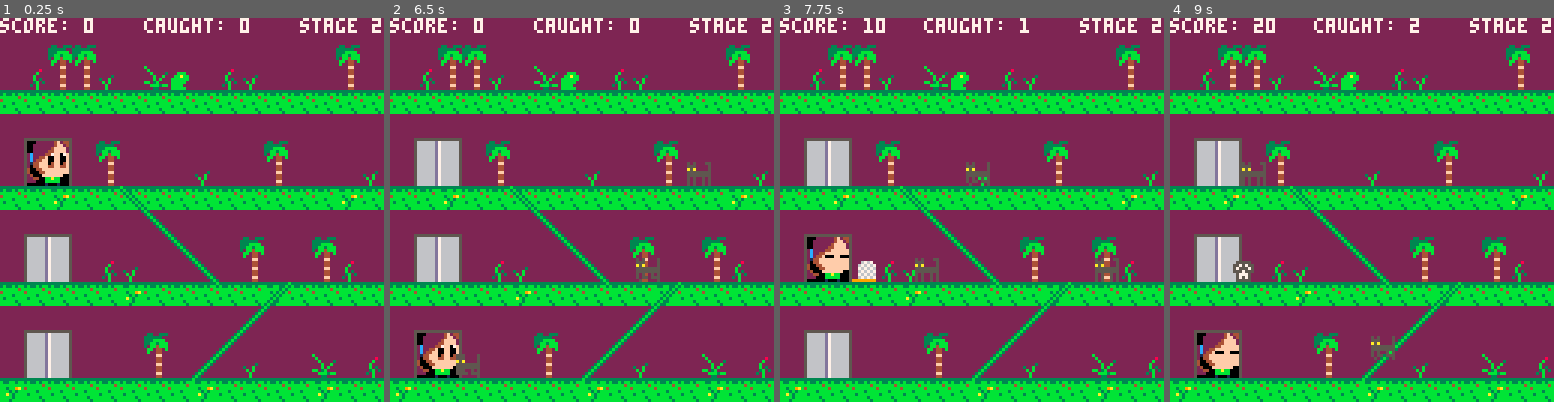
Above: before the commit, frames 1-4 (left to right).
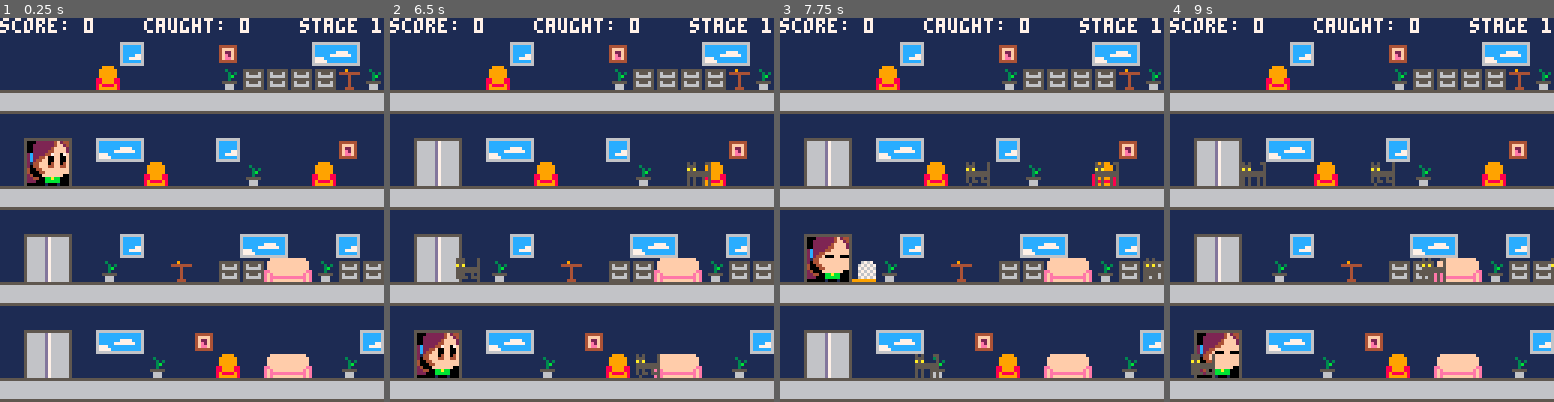
Above: after the commit, the same moments.

Repository: leonardost/cat-catcher-0
Game: PICO-8 cartridge cat_catcher_0.p8
Same seed, same stepped clock (60 frames per second), same inputs: the game is played once before the commit and once after it.
Inputs:
- Up to frame 1 (0.25 s): no input
- Up to frame 2 (6.5 s): tap X (X key) at 0.33, 1.07, 1.85, 2.97, 4.08, 5.2, 6.32 s; tap O (Z key) at 0.7, 1.7, 2.1, 2.5, 2.9, 3.3, 3.7, 4.1, 4.5, 4.9, 5.3, 5.7, 6.1 s; hold Right 1.6-2.1 s; hold Up 2.15-2.42 s; hold Right 2.47-3.03 s; hold Left 3.08-3.58 s; hold Down 3.63-3.97 s; hold Right 4.02-4.68 s; hold Up 4.73-5.03 s; hold Left 5.08-5.68 s; hold Down 5.73-6.03 s; hold Right from 6.08 s (still down)
- Up to frame 3 (7.75 s): tap O (Z key) every 0.4 s from 6.5 to 7.7 s; release Right at 6.58 s; hold Right 6.63-7.13 s; hold Up 7.18-7.45 s; tap X (X key) at 7.43 s; hold Right from 7.5 s (still down)
- Up to frame 4 (9 s): release Right at 8.07 s; tap O (Z key) at 8.1, 8.5, 8.9 s; hold Left 8.12-8.62 s; tap X (X key) at 8.55 s; hold Down from 8.67 s (still down)

The runs differ from the first frame. In frame 1, 94% of the frame differs, in the area x 0-100%, y 0-100%; in frame 2, 94%; in frame 3, 94%; in frame 4, 94%.

Commit message:
Make small refactoring in the level progression code

Diff:
--- a/cat_catcher_0.p8
+++ b/cat_catcher_0.p8
@@ -35,7 +35,7 @@
 
   current_floor = 0
   score = 0
-  stage = 2
+  stage = 1
   caught_cats = 0
   floor_base_y = 40
 
@@ -180,10 +180,7 @@
   end
   if paw.t > 0 then
     paw.t -= 1
-    if paw.t == 0 and caught_cats == 18 and stage == 1 then
-      stage_cleared_t = 45
-    end
-    if paw.t == 0 and caught_cats == 19 and stage == 2 then
+    if paw.t == 0 and caught_cats == #cat_generation[stage] then
       stage_cleared_t = 45
     end
   end
@@ -268,6 +265,7 @@
 
 function catch()
   sfx(12)
+  girl.catch()
   for actor in all(actors) do
     if
       actor.is_cat
@@ -444,6 +442,10 @@
       floor += 1
       idle_t = 0
     end
+  end
+
+  function girl.catch()
+    idle_t = 0
   end
 
   function girl.is_close_enough_to(cat)
@@ -1135,36 +1137,36 @@
 
 __map__
 0000000000000000000000000000000000000000000000000000000000000000000000000000000000000000000000000000000000000000000000000000000000000000000000000000000000000000000000000000000000000000000000000000000000000000000000000000000000000000000000000000000000000000
-00000000004c0000004f0000004d4e0000005c5c000000000000000000005c00000000000000000000000000000000000000000000000000000000000000000000000000000000000000000000000000000000000000000000000000000000000000000000000000000000000000000000000000000000000000000000000000
-0000000048000000004b494949494a4b006e6c6c6d006f5d006e6d0000006c00000000000000000000000000000000000000000000000000000000000000000000000000000000000000000000000000000000000000000000000000000000000000000000000000000000000000000000000000000000000000000000000000
-060606060606060606060606060606066a6a6a6a6a6a6a6a6a6a6a6a6a6a6a6a000000000000000000000000000000000000000000000000000000000000000000000000000000000000000000000000000000000000000000000000000000000000000000000000000000000000000000000000000000000000000000000000
+00000000004c0000004f0000004d4e0000005c5c000000000000000000005c0000005c000000000000000000000000000000000000000000000000000000000000000000000000000000000000000000000000000000000000000000000000000000000000000000000000000000000000000000000000000000000000000000
+0000000048000000004b494949494a4b006e6c6c6d006f5d006e6d0000006c00006e6c000000000000000000000000000000000000000000000000000000000000000000000000000000000000000000000000000000000000000000000000000000000000000000000000000000000000000000000000000000000000000000
+060606060606060606060606060606066a6a6a6a6a6a6a6a6a6a6a6a6a6a6a6a006a6a000000000000000000000000000000000000000000000000000000000000000000000000000000000000000000000000000000000000000000000000000000000000000000000000000000000000000000000000000000000000000000
 0000000000000000000000000000000000000000000000000000000000000000000000000000000000000000000000000000000000000000000000000000000000000000000000000000000000000000000000000000000000000000000000000000000000000000000000000000000000000000000000000000000000000000
-006667004d4e0000004c000000004f00006667005c0000000000005c00000000000000000000000000000000000000000000000000000000000000000000000000000000000000000000000000000000000000000000000000000000000000000000000000000000000000000000000000000000000000000000000000000000
-007677000000480000004b0000480000007677006c0000006d00006c0000006d000000000000000000000000000000000000000000000000000000000000000000000000000000000000000000000000000000000000000000000000000000000000000000000000000000000000000000000000000000000000000000000000
-060606060606060606060606060606066a6a6b6a6a6a6a6a6a6a6a6a6a6a6b6a000000000000000000000000000000000000000000000000000000000000000000000000000000000000000000000000000000000000000000000000000000000000000000000000000000000000000000000000000000000000000000000000
+006667004d4e0000004c000000004f00006667005c0000000000005c00000000006667000000000000000000000000000000000000000000000000000000000000000000000000000000000000000000000000000000000000000000000000000000000000000000000000000000000000000000000000000000000000000000
+007677000000480000004b0000480000007677006c0000006d00006c0000006d007677000000000000000000000000000000000000000000000000000000000000000000000000000000000000000000000000000000000000000000000000000000000000000000000000000000000000000000000000000000000000000000
+060606060606060606060606060606066a6a6b6a6a6a6a6a6a6a6a6a6a6a6b6a006a6b000000000000000000000000000000000000000000000000000000000000000000000000000000000000000000000000000000000000000000000000000000000000000000000000000000000000000000000000000000000000000000
 0000000000000000000000000000000000000000000000000000000000000000000000000000000000000000000000000000000000000000000000000000000000000000000000000000000000000000000000000000000000000000000000000000000000000000000000000000000000000000000000000000000000000000
-00666700004c000000004d4e00004c00006667000000000000005c00005c0000000000000000000000000000000000000000000000000000000000000000000000000000000000000000000000000000000000000000000000000000000000000000000000000000000000000000000000000000000000000000000000000000
-007677004b00004a00494958594b4949007677006e6d000000006c00006c6e00000000000000000000000000000000000000000000000000000000000000000000000000000000000000000000000000000000000000000000000000000000000000000000000000000000000000000000000000000000000000000000000000
-060606060606060606060606060606066a6a6a6a6a6b6a6a6a6a6a6b6a6a6a6a000000000000000000000000000000000000000000000000000000000000000000000000000000000000000000000000000000000000000000000000000000000000000000000000000000000000000000000000000000000000000000000000
+00666700004c000000004d4e00004c00006667000000000000005c00005c0000006667000000000000000000000000000000000000000000000000000000000000000000000000000000000000000000000000000000000000000000000000000000000000000000000000000000000000000000000000000000000000000000
+007677004b00004a00494958594b4949007677006e6d000000006c00006c6e00007677000000000000000000000000000000000000000000000000000000000000000000000000000000000000000000000000000000000000000000000000000000000000000000000000000000000000000000000000000000000000000000
+060606060606060606060606060606066a6a6a6a6a6b6a6a6a6a6a6b6a6a6a6a006a6a000000000000000000000000000000000000000000000000000000000000000000000000000000000000000000000000000000000000000000000000000000000000000000000000000000000000000000000000000000000000000000
 0000000000000000000000000000000000000000000000000000000000000000000000000000000000000000000000000000000000000000000000000000000000000000000000000000000000000000000000000000000000000000000000000000000000000000000000000000000000000000000000000000000000000000
-006667004d4e00004f0000000000004c0066670000005c000000000000000000000000000000000000000000000000000000000000000000000000000000000000000000000000000000000000000000000000000000000000000000000000000000000000000000000000000000000000000000000000000000000000000000
-0076770000004b000048005859004b000076770000006c0000006d00006f006e000000000000000000000000000000000000000000000000000000000000000000000000000000000000000000000000000000000000000000000000000000000000000000000000000000000000000000000000000000000000000000000000
-060606060606060606060606060606066b6a6a6a6a6a6a6a6b6a6a6a6a6b6a6a000000000000000000000000000000000000000000000000000000000000000000000000000000000000000000000000000000000000000000000000000000000000000000000000000000000000000000000000000000000000000000000000
-…(18 lines of a section not shown)…
+006667004d4e00004f0000000000004c0066670000005c000000000000000000006667000000000000000000000000000000000000000000000000000000000000000000000000000000000000000000000000000000000000000000000000000000000000000000000000000000000000000000000000000000000000000000
+0076770000004b000048005859004b000076770000006c0000006d00006f006e007677000000000000000000000000000000000000000000000000000000000000000000000000000000000000000000000000000000000000000000000000000000000000000000000000000000000000000000000000000000000000000000
+060606060606060606060606060606066b6a6a6a6a6a6a6a6b6a6a6a6a6b6a6a006a6a000000000000000000000000000000000000000000000000000000000000000000000000000000000000000000000000000000000000000000000000000000000000000000000000000000000000000000000000000000000000000000
+…(18 lines of a section not shown)…
